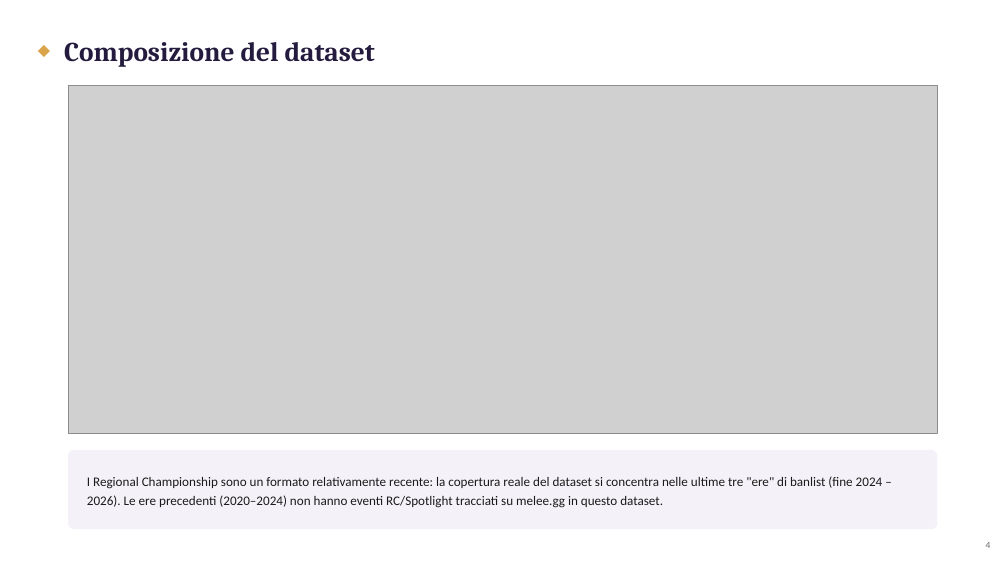
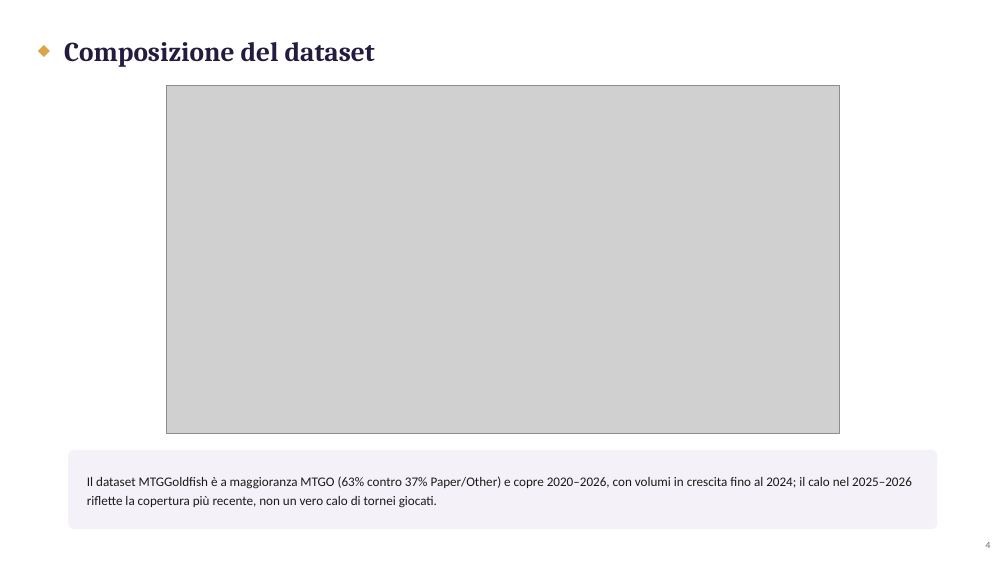
Before and after one commit to urumaki/Visualizzazione-Scientifica, a slide deck: slide 5 of modern_metagame_analytics.pptx. Drawn at 1008x567 pixels with LibreOffice and Linux fonts; fonts in the diff are those of the drawing; grey boxes stand for pictures. Boxes give left, top, right and bottom in pixels: in the first picture for what was removed or moved away, otherwise in the second. Text is boxed around its words. In the diff, an @@ line names an element or a change of style, - is before the commit and + after.

```diff
--- a/modern_metagame_analytics.pptx
+++ b/modern_metagame_analytics.pptx
@@ picture: place and size @@
-picture at [68, 85, 938, 434]
+picture at [166, 85, 839, 434]
@@ text at [87, 476, 912, 508]: text changed @@
-I Regional Championship sono un formato relativamente recente: la copertura reale del dataset si concentra nelle ultime tre "ere" di banlist (fine 2024 – 2026). Le ere precedenti (2020–2024) non hanno eventi RC/Spotlight tracciati su melee.gg in questo dataset.
+Il dataset MTGGoldfish è a maggioranza MTGO (63% contro 37% Paper/Other) e copre 2020–2026, con volumi in crescita fino al 2024; il calo nel 2025–2026 riflette la copertura più recente, non un vero calo di tornei giocati.
```
Also in this commit, not shown: 2 other files.
